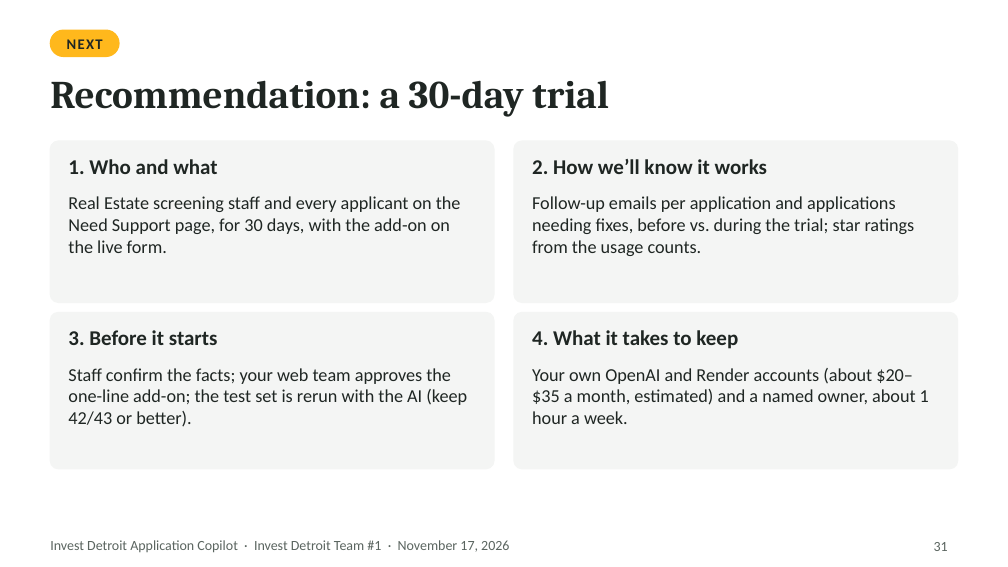
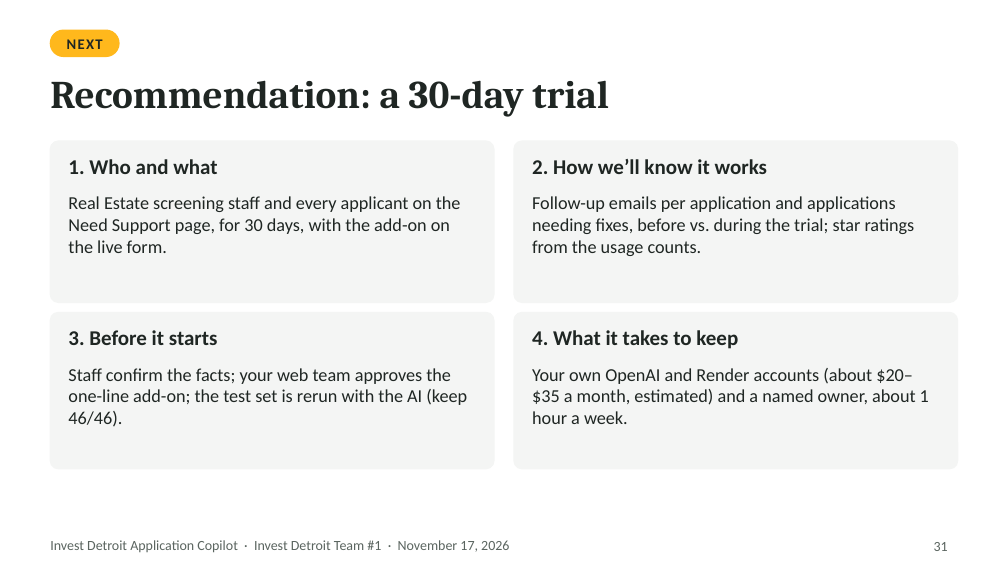
Before and after one commit to ojhnny/invest-detroit-application-copilot, a slide deck: slide 31 of docs/presentation/Invest-Detroit-Copilot-Client-Deck.pptx. Drawn at 1008x567 pixels with LibreOffice and Linux fonts; fonts in the diff are those of the drawing. Boxes give left, top, right and bottom in pixels: in the first picture for what was removed or moved away, otherwise in the second. Text is boxed around its words. In the diff, an @@ line names an element or a change of style, - is before the commit and + after.

```diff
--- a/docs/presentation/Invest-Detroit-Copilot-Client-Deck.pptx
+++ b/docs/presentation/Invest-Detroit-Copilot-Client-Deck.pptx
@@ text at <box>68,368,467,427</box>: text changed @@
-Staff confirm the facts; your web team approves the one-line add-on; the test set is rerun with the AI (keep 42/43 or better).
+Staff confirm the facts; your web team approves the one-line add-on; the test set is rerun with the AI (keep 46/46).
```
Also in this commit, not shown: 4 other slides changed, 18 other files.
